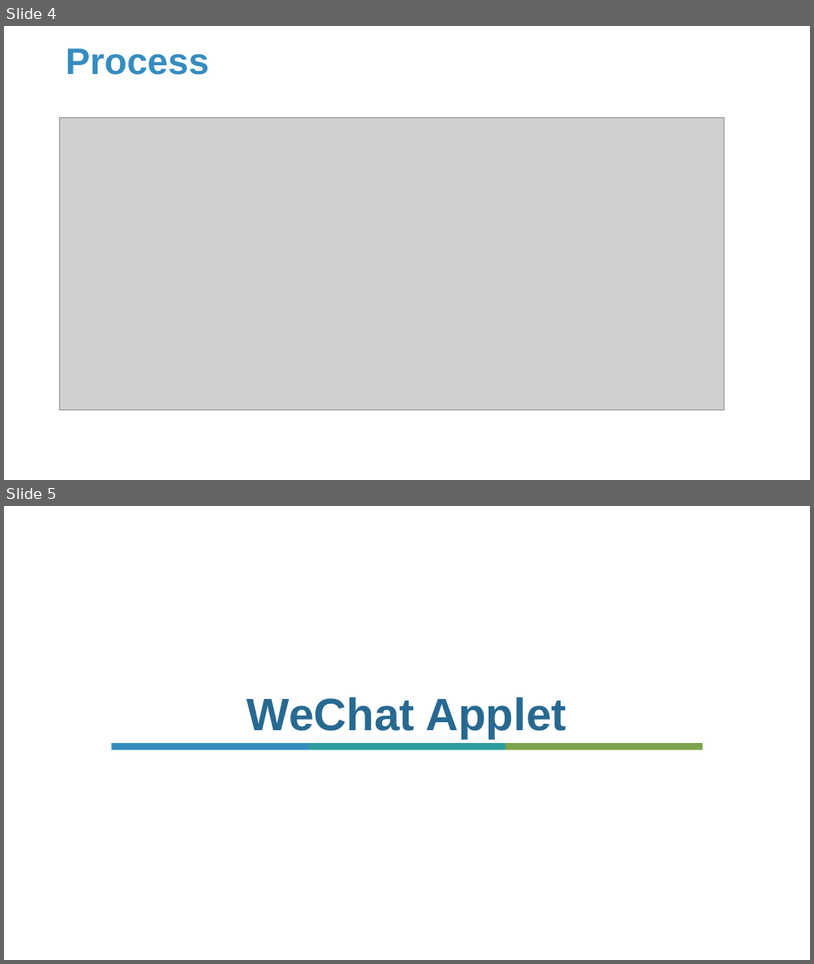
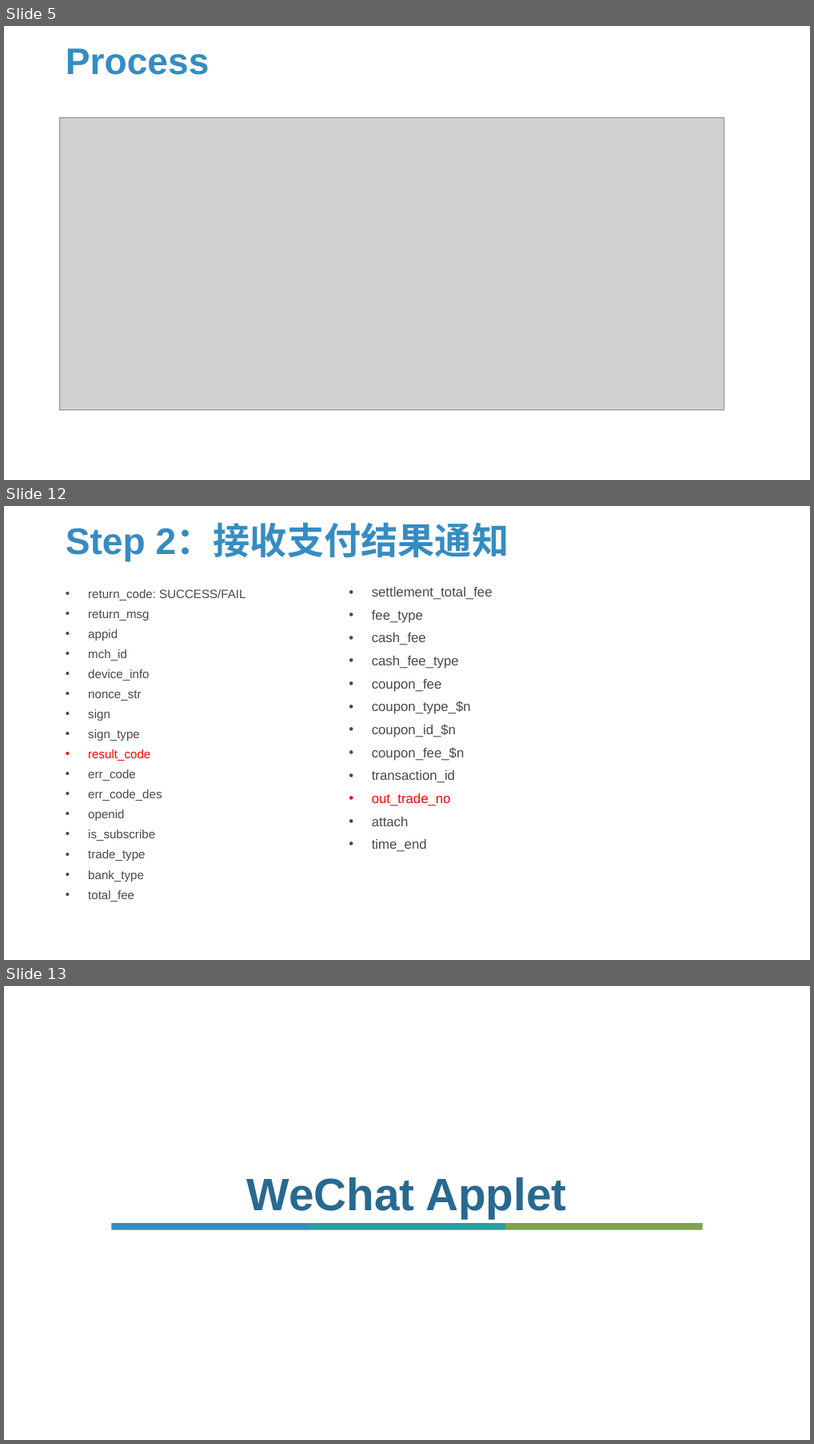
Before and after one commit to Sparks-Lu/TechNotes, a slide deck: Web/WeChat-Notes.pptx. Shown one above the other, each under a label of ours: slides 4 and 5 before the commit, slides 5, 12 and 13 after it; the slides between them are not shown. The pictures are 814x964 and 814x1444 pixels, drawn with LibreOffice and Linux fonts; fonts in the diff are those of the drawing; grey boxes stand for pictures; background and template pictures are left out. Boxes give left, top, right and bottom in pixels: in the first picture for what was removed or moved away, otherwise in the second. Text is boxed around its words. In the diff, an @@ line names an element or a change of style, - is before the commit and + after.

```diff
--- a/Web/WeChat-Notes.pptx
+++ b/Web/WeChat-Notes.pptx
@@ slide 12 added at (4, 506, 810, 960), background picture (left out) @@
@@ title added at (66, 525, 510, 562), 44 pt, text #358CC1, bold @@
+Step 2：接收支付结果通知
@@ text added at (88, 589, 246, 901), 14.4 pt, text #47494B @@
+• return_code: SUCCESS/FAIL
+• return_msg
+• appid
+• mch_id
+• device_info
+• nonce_str
+• sign
+• sign_type
+• result_code
+• err_code
+• err_code_des
+• openid
+• is_subscribe
+• trade_type
+• bank_type
+• total_fee
@@ text added at (372, 587, 493, 852), 16 pt, text #47494B @@
+• settlement_total_fee
+• fee_type
+• cash_fee
+• cash_fee_type
+• coupon_fee
+• coupon_type_$n
+• coupon_id_$n
+• coupon_fee_$n
+• transaction_id
+• out_trade_no
+• attach
+• time_end
@@ what was slide 4 is now slide 5 @@
@@ what was slide 5 is now slide 13 @@
```
Also in this commit, not shown: 1 slide changed, 7 other slides added, 6 other files.
